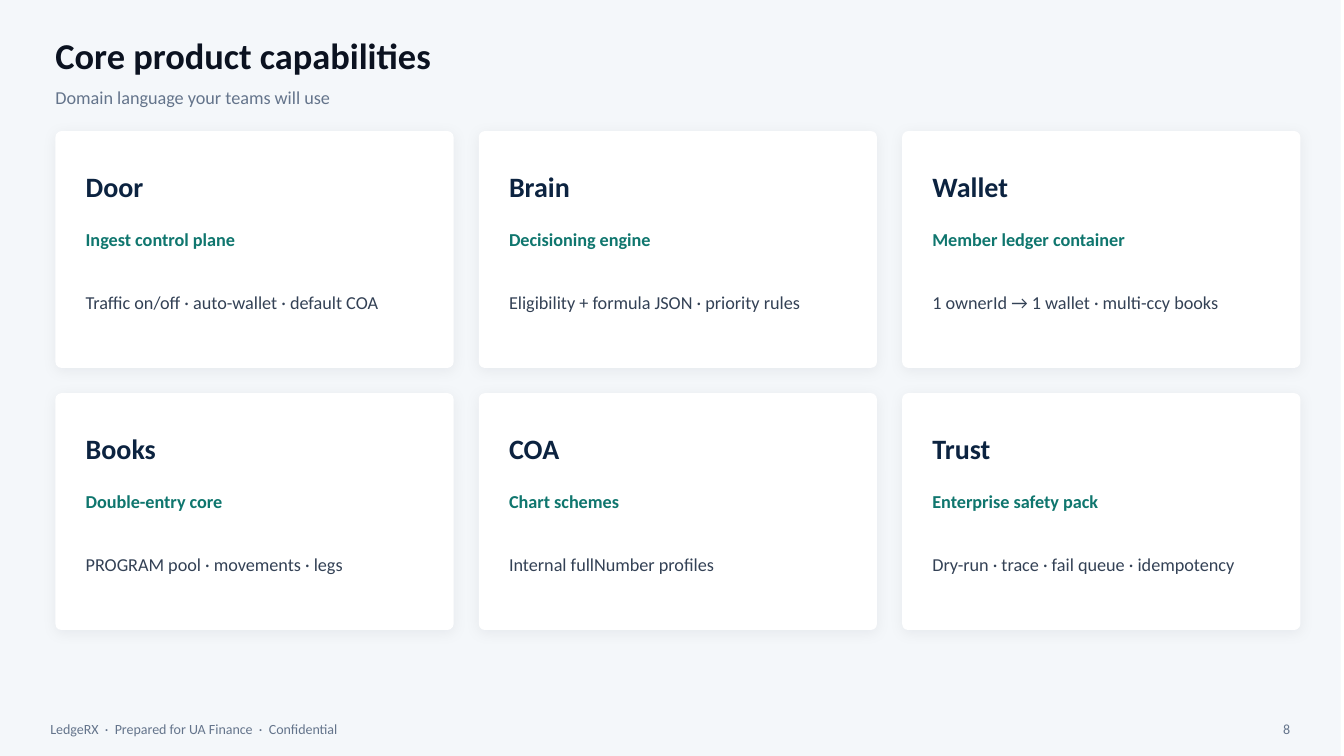
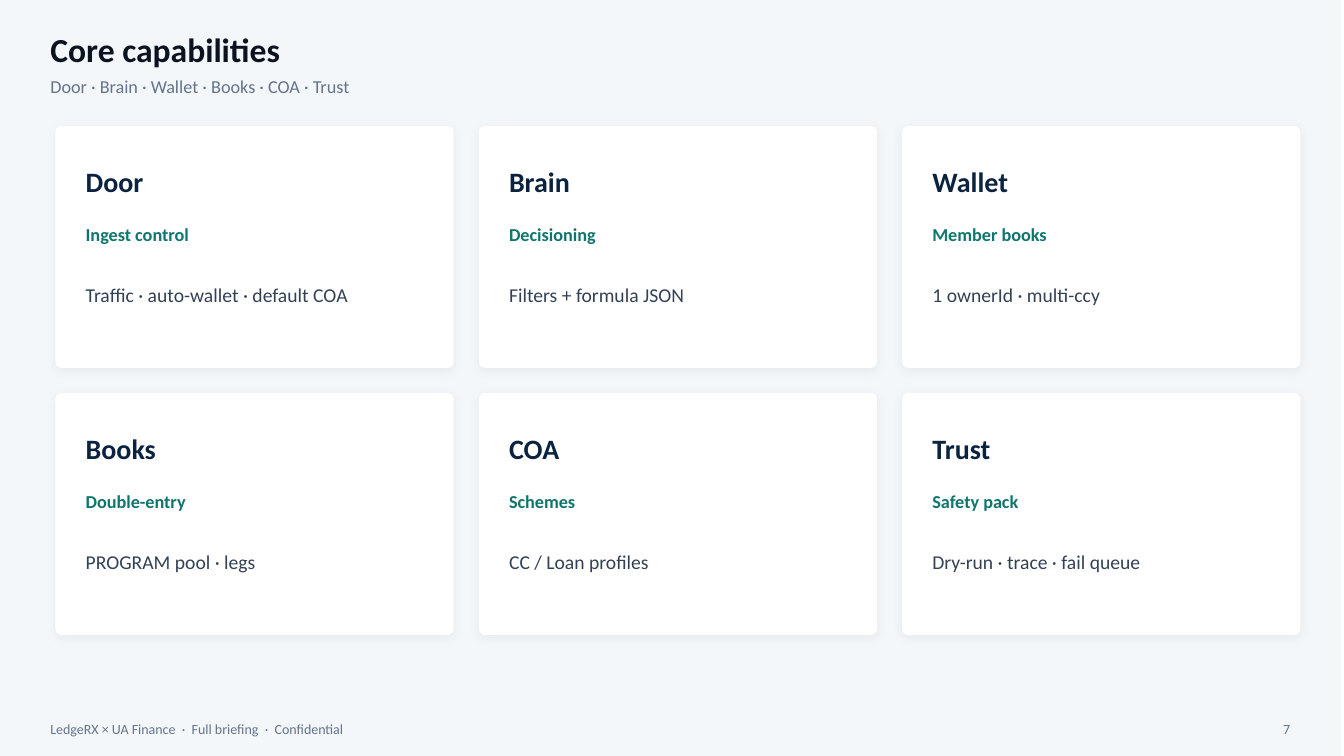
Before and after one commit to yky32/ledger-engine, a slide deck: slide 8 of docs/decks/LedgeRX-Product-Overview.pptx. Drawn at 1344x756 pixels with LibreOffice and Linux fonts; fonts in the diff are those of the drawing. Boxes give left, top, right and bottom in pixels: in the first picture for what was removed or moved away, otherwise in the second. Text is boxed around its words. In the diff, an @@ line names an element or a change of style, - is before the commit and + after.

Commit message:
docs: merge UAF product + landscape + events into full briefing

```diff
--- a/docs/decks/LedgeRX-Product-Overview.pptx
+++ b/docs/decks/LedgeRX-Product-Overview.pptx
@@ text at <box>50,38,280,68</box>: text changed; size 26 to 24 pt @@
-Core product capabilities
+Core capabilities
@@ text at <box>50,80,350,93</box>: text changed @@
-Domain language your teams will use
+Door · Brain · Wallet · Books · COA · Trust
@@ rounded rectangle: place and size @@
-rounded rectangle at <box>55,131,454,368</box>
+rounded rectangle at <box>55,126,454,368</box>
@@ rounded rectangle: place and size @@
-rounded rectangle at <box>479,131,877,368</box>
+rounded rectangle at <box>479,126,877,368</box>
@@ rounded rectangle: place and size @@
-rounded rectangle at <box>902,131,1301,368</box>
+rounded rectangle at <box>902,126,1301,368</box>
@@ 3 texts: place and size @@
-3 texts at <box>86,177,1008,198</box>
+3 texts at <box>86,172,1008,193</box>
@@ text at <box>86,228,189,244</box>: text changed @@
-Ingest control plane
+Ingest control
@@ text at <box>509,228,596,244</box>: text changed @@
-Decisioning engine
+Decisioning
@@ text at <box>932,228,1047,241</box>: text changed @@
-Member ledger container
+Member books
@@ text at <box>86,288,347,302</box>: text changed; size 13 to 14 pt @@
-Traffic on/off · auto-wallet · default COA
+Traffic · auto-wallet · default COA
@@ text at <box>509,288,684,302</box>: text changed; size 13 to 14 pt @@
-Eligibility + formula JSON · priority rules
+Filters + formula JSON
@@ text at <box>932,288,1100,305</box>: text changed; size 13 to 14 pt @@
-1 ownerId → 1 wallet · multi-ccy books
+1 ownerId · multi-ccy
@@ rounded rectangle: place and size @@
-rounded rectangle at <box>55,393,454,630</box>
+rounded rectangle at <box>55,393,454,635</box>
@@ rounded rectangle: place and size @@
-rounded rectangle at <box>479,393,877,630</box>
+rounded rectangle at <box>479,393,877,635</box>
@@ shadow changed; proportions changed in 6 elements at <box>55,126,454,368</box>, <box>479,126,877,368</box>, <box>902,126,1301,368</box>, <box>55,393,454,635</box>, <box>479,393,877,635</box>, <box>902,393,1301,635</box> @@
@@ rounded rectangle: place and size @@
-rounded rectangle at <box>902,393,1301,630</box>
+rounded rectangle at <box>902,393,1301,635</box>
@@ text at <box>86,495,186,511</box>: text changed @@
-Double-entry core
+Double-entry
@@ text at <box>509,495,575,508</box>: text changed @@
-Chart schemes
+Schemes
@@ text at <box>932,495,1018,511</box>: text changed @@
-Enterprise safety pack
+Safety pack
@@ text at <box>86,555,255,573</box>: text changed; size 13 to 14 pt @@
-PROGRAM pool · movements · legs
+PROGRAM pool · legs
@@ text at <box>509,555,648,572</box>: text changed; size 13 to 14 pt @@
-Internal fullNumber profiles
+CC / Loan profiles
@@ text at <box>932,555,1140,572</box>: text changed; size 13 to 14 pt @@
-Dry-run · trace · fail queue · idempotency
+Dry-run · trace · fail queue
@@ text at <box>50,724,344,737</box>: text changed @@
-LedgeRX · Prepared for UA Finance · Confidential
+LedgeRX × UA Finance · Full briefing · Confidential
@@ text at <box>1283,725,1290,734</box>: text changed @@
-8
+7
```
Also in this commit, not shown: 9 other slides changed, 13 slides added, 3 slides removed, 4 other files.
